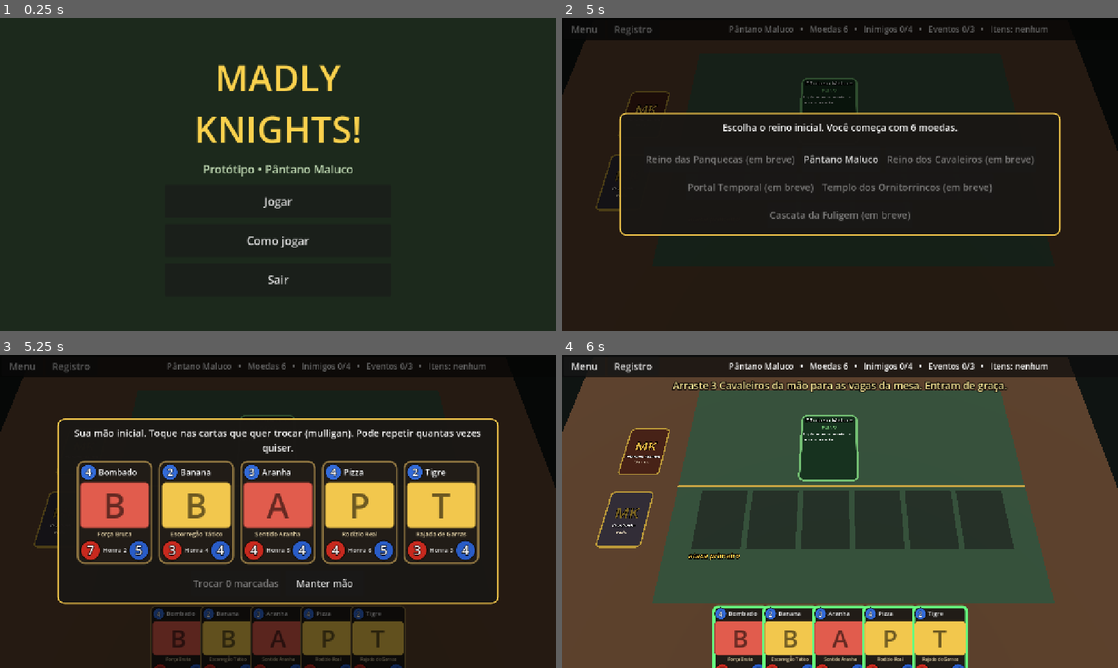
Above: before the commit, frames 1-4 (two rows, left to right).
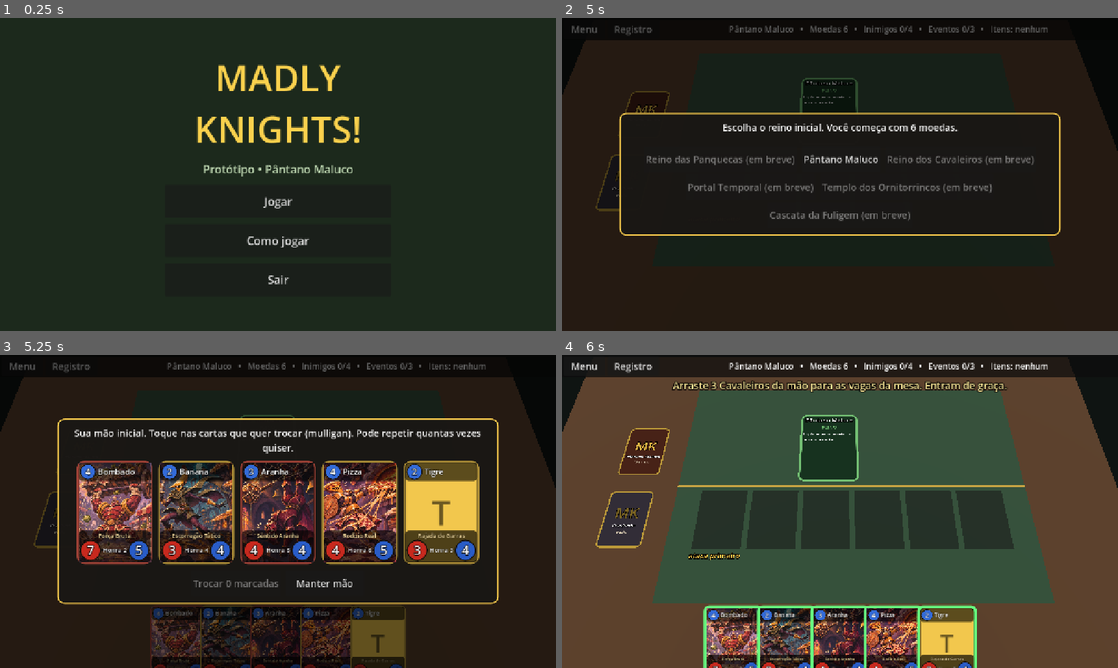
Above: after the commit, the same moments.

Repository: gabrielcamargols/Madly-Knights-
Game: Godot game, scene res://cenas/menu.tscn
The game is run twice, just before and just after one commit, with the same random seed, the same clock (stepped at 60 frames per second) and the same inputs.
Inputs:
- Up to frame 1 (0.25 s): no input
- Up to frame 2 (5 s): click "Jogar" at 0.5 s; click "Começar partida" at 1.25 s; click "Registro" at 2 s; click "Registro" at 2.75 s; click "Registro" at 3.5 s; click "Menu" at 4.25 s
- Up to frame 3 (5.25 s): click "Pântano Maluco" at 5 s
- Up to frame 4 (6 s): click "Manter mão" at 5.75 s

Frames 1-2 are identical in both runs. In frame 3, 18% of the frame differs, in the area x 13-87%, y 33-99%; in frame 4, 7.1%.

Commit message:
Ilustrações aprovadas nas cartas dos Cavaleiros
40 ilustrações (lotes 1, 2, 3 e 10) reduzidas para a web em arte/cavaleiros/.
A carta passa a ter arte de corpo inteiro com nome, habilidade e atributos
por cima, em faixas escuras. Sem ilustração, mantém a cor e a inicial.

Co-Authored-By: Claude Opus 5.5 <noreply@anthropic.com>
Claude-Session: https://claude.ai/code/session_019CTdQ62Kcrqj4R4TCAnCR5

Diff:
--- a/scripts/apresentacao/principal.gd
+++ b/scripts/apresentacao/principal.gd
@@ -457,11 +457,47 @@
 	return painel
 
 
-## Cavaleiro. estado: "", "marcada", "destaque", "opcao", "apagada" ou "caido".
+## Ilustração aprovada do Cavaleiro, se houver (arte/cavaleiros/<id>.jpg).
+var _artes: Dictionary = {}
+
+
+func _textura_arte(id_carta: String) -> Texture2D:
+	var base: String = id_carta.split("__")[0]
+	if not _artes.has(base):
+		var caminho := "res://arte/cavaleiros/%s.jpg" % base
+		_artes[base] = load(caminho) if ResourceLoader.exists(caminho) else null
+	return _artes[base]
+
+
+## Ilustração cobrindo todo o quadro, recortada para caber.
+func _ilustracao(textura: Texture2D, e: float) -> PanelContainer:
+	var quadro := PanelContainer.new()
+	quadro.mouse_filter = Control.MOUSE_FILTER_IGNORE
+	quadro.clip_contents = true
+	quadro.add_theme_stylebox_override("panel", _estilo(Color.BLACK, Color.BLACK, 0, int(10 * e), 0))
+	var imagem := TextureRect.new()
+	imagem.texture = textura
+	imagem.expand_mode = TextureRect.EXPAND_IGNORE_SIZE
+	imagem.stretch_mode = TextureRect.STRETCH_KEEP_ASPECT_COVERED
+	imagem.mouse_filter = Control.MOUSE_FILTER_IGNORE
+	quadro.add_child(imagem)
+	return quadro
+
+
+## Faixa escura semitransparente para o texto ficar legível sobre a arte.
+func _faixa(e: float, opacidade: float = 0.62) -> PanelContainer:
+	var faixa := PanelContainer.new()
+	faixa.mouse_filter = Control.MOUSE_FILTER_IGNORE
+	faixa.add_theme_stylebox_override("panel", _estilo(Color(0, 0, 0, opacidade), Color(0, 0, 0, 0), 0, int(8 * e), int(3 * e)))
+	return faixa
+
+
+## Cavaleiro com arte de corpo inteiro; nome e atributos por cima.
+## estado: "", "marcada", "destaque", "opcao", "apagada" ou "caido".
 func _face_cavaleiro(c, tamanho: Vector2, estado: String = "") -> PanelContainer:
 	var e := tamanho.x / 140.0
 	var cor := _cor_do_cavaleiro(c)
-	var borda := Color(0.55, 0.45, 0.25)
+	var borda := cor.darkened(0.25)
 	var espessura := int(4 * e)
 	match estado:
 		"marcada":
@@ -473,29 +509,48 @@
 		"opcao":
 			borda = Color(0.4, 0.85, 1)
 			espessura = int(6 * e)
-	var painel := _moldura(Color(0.13, 0.11, 0.09), borda, tamanho, espessura)
+	var painel := PanelContainer.new()
+	painel.custom_minimum_size = tamanho
+	painel.pivot_offset = tamanho / 2
+	painel.add_theme_stylebox_override("panel", _estilo(Color(0.1, 0.08, 0.07), borda, espessura, int(14 * e), espessura))
 	if estado == "apagada" or estado == "caido":
 		painel.modulate = Color(0.5, 0.5, 0.5)
+	# Fundo: a ilustração aprovada ou, enquanto não houver, a cor e a inicial.
+	var textura := _textura_arte(c.id_carta)
+	if textura != null:
+		painel.add_child(_ilustracao(textura, e))
+	else:
+		painel.add_child(_arte(cor, _nome_curto(c).left(1), 0, e))
+	# Por cima: custo e nome no topo, habilidade e atributos embaixo.
 	var coluna := _ignorar_mouse(VBoxContainer.new())
-	coluna.add_theme_constant_override("separation", int(3 * e))
+	coluna.add_theme_constant_override("separation", int(2 * e))
 	painel.add_child(coluna)
+	var faixa_topo := _faixa(e)
+	coluna.add_child(faixa_topo)
 	var topo := _ignorar_mouse(HBoxContainer.new())
 	topo.add_theme_constant_override("separation", int(4 * e))
-	coluna.add_child(topo)
-	topo.add_child(_medalhao(str(c.custo()), Color(0.2, 0.42, 0.85), e * 0.8))
-	var nome := _texto(_nome_curto(c), int(16 * e), Color.WHITE, int(4 * e))
+	faixa_topo.add_child(topo)
+	topo.add_child(_medalhao(str(c.custo()), Color(0.2, 0.42, 0.85), e * 0.75))
+	var nome := _texto(_nome_curto(c), int(15 * e), Color.WHITE, int(4 * e))
 	nome.size_flags_horizontal = Control.SIZE_EXPAND_FILL
 	nome.vertical_alignment = VERTICAL_ALIGNMENT_CENTER
 	topo.add_child(nome)
-	coluna.add_child(_arte(cor, _nome_curto(c).left(1), 52 * e, e))
+	var espaco := _ignorar_mouse(Control.new())
+	espaco.size_flags_vertical = Control.SIZE_EXPAND_FILL
+	coluna.add_child(espaco)
+	var faixa_base := _faixa(e, 0.68)
+	coluna.add_child(faixa_base)
+	var coluna_base := _ignorar_mouse(VBoxContainer.new())
+	coluna_base.add_theme_constant_override("separation", 0)
+	faixa_base.add_child(coluna_base)
 	if c.habilidade != "":
-		var hab := _texto(c.habilidade, int(12 * e), Color(0.95, 0.88, 0.7))
+		var hab := _texto(c.habilidade, int(11 * e), Color(1, 0.9, 0.65), int(3 * e))
 		hab.horizontal_alignment = HORIZONTAL_ALIGNMENT_CENTER
-		coluna.add_child(hab)
+		coluna_base.add_child(hab)
 	var base := _ignorar_mouse(HBoxContainer.new())
-	coluna.add_child(base)
+	coluna_base.add_child(base)
 	base.add_child(_medalhao(str(c.forca_total()), COR_FORCA, e))
-	var honra := _texto("Honra %d" % c.honra(), int(12 * e), Color(0.85, 0.85, 0.85))
+	var honra := _texto("Honra %d" % c.honra(), int(12 * e), Color(0.92, 0.92, 0.92), int(3 * e))
 	honra.autowrap_mode = TextServer.AUTOWRAP_OFF
 	honra.horizontal_alignment = HORIZONTAL_ALIGNMENT_CENTER
 	honra.vertical_alignment = VERTICAL_ALIGNMENT_CENTER
Binary file added: arte/cavaleiros/cavaleira.jpg
Binary file added: arte/cavaleiros/cavaleiro_aranha.jpg
Binary file added: arte/cavaleiros/cavaleiro_arqueiro.jpg
Binary file added: arte/cavaleiros/cavaleiro_banana.jpg
Binary file added: arte/cavaleiros/cavaleiro_bardo.jpg
Binary file added: arte/cavaleiros/cavaleiro_beisebol.jpg
Binary file added: arte/cavaleiros/cavaleiro_besouro.jpg
Binary file added: arte/cavaleiros/cavaleiro_bombado.jpg
Binary file added: arte/cavaleiros/cavaleiro_boxeador.jpg
Binary file added: arte/cavaleiros/cavaleiro_bruno.jpg
Binary file added: arte/cavaleiros/cavaleiro_bumerangue.jpg
Binary file added: arte/cavaleiros/cavaleiro_buraco_negro.jpg
(and 29 more such lines)
